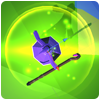
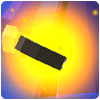
Comparing the layer stacks of the two 100 x 100 images. Changes:
added layer "Layer 5" above "Layer 4" over [1, 1, 99, 99]
hid "Layer 4" over [1, 1, 99, 99]
